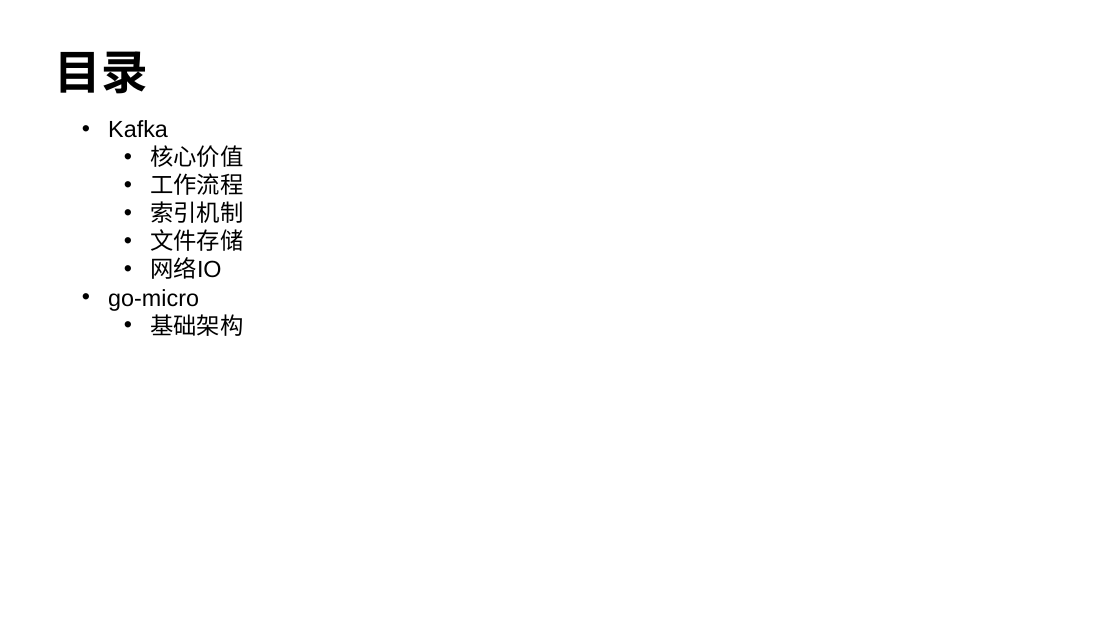
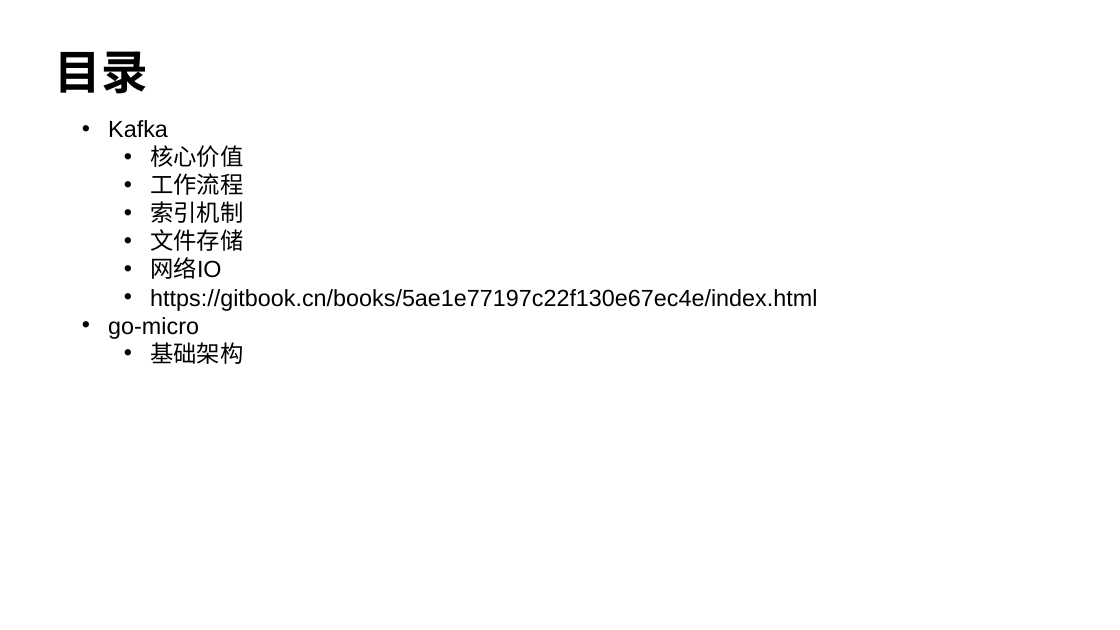
Before and after one commit to Choubeihai/algorithm, a slide deck: slide 2 of go-micro和kafka.pptx. Drawn at 1120x630 pixels with LibreOffice and Linux fonts; fonts in the diff are those of the drawing. Boxes give left, top, right and bottom in pixels: in the first picture for what was removed or moved away, otherwise in the second. Text is boxed around its words. In the diff, an @@ line names an element or a change of style, - is before the commit and + after.

```diff
--- a/go-micro和kafka.pptx
+++ b/go-micro和kafka.pptx
@@ text at (150, 289, 817, 311): paragraph added @@
+  • https://gitbook.cn/books/5ae1e77197c22f130e67ec4e/index.html
```
Also in this commit, not shown: 1 other slide changed, 2 slides added, 16 other files.
